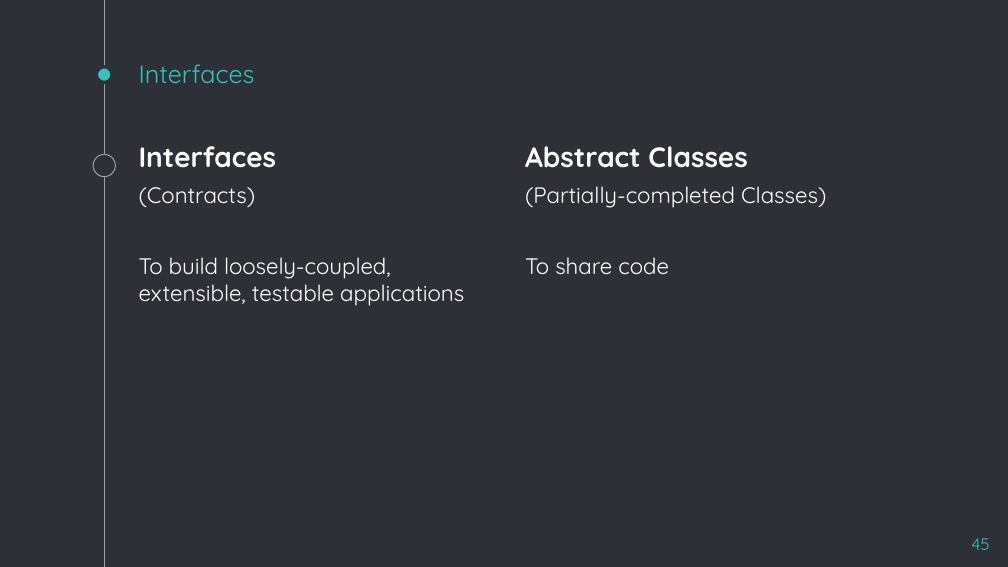
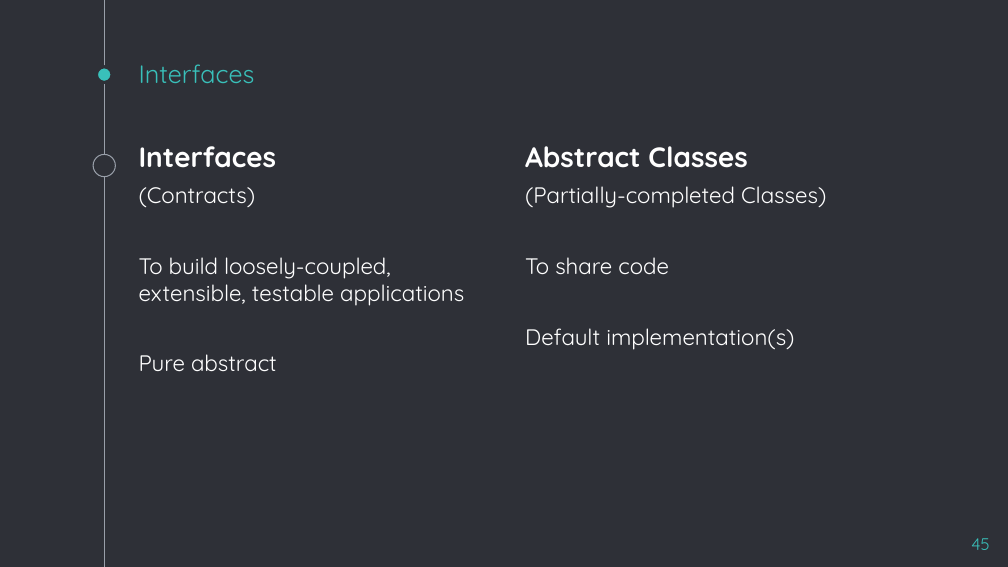
Before and after one commit to houwaey/java-training-materials, a slide deck: slide 45 of Java Presentation.pptx. Drawn at 1008x567 pixels with LibreOffice and Linux fonts; fonts in the diff are those of the drawing. Boxes give left, top, right and bottom in pixels: in the first picture for what was removed or moved away, otherwise in the second. Text is boxed around its words. In the diff, an @@ line names an element or a change of style, - is before the commit and + after.

```diff
--- a/Java Presentation.pptx
+++ b/Java Presentation.pptx
@@ text at [525, 328, 794, 350]: paragraph added @@
+Default implementation(s)
@@ text at [139, 354, 277, 371]: paragraph added @@
+Pure abstract
```
Also in this commit, not shown: 2 other slides changed, 2 slides added, 15 slides removed.
